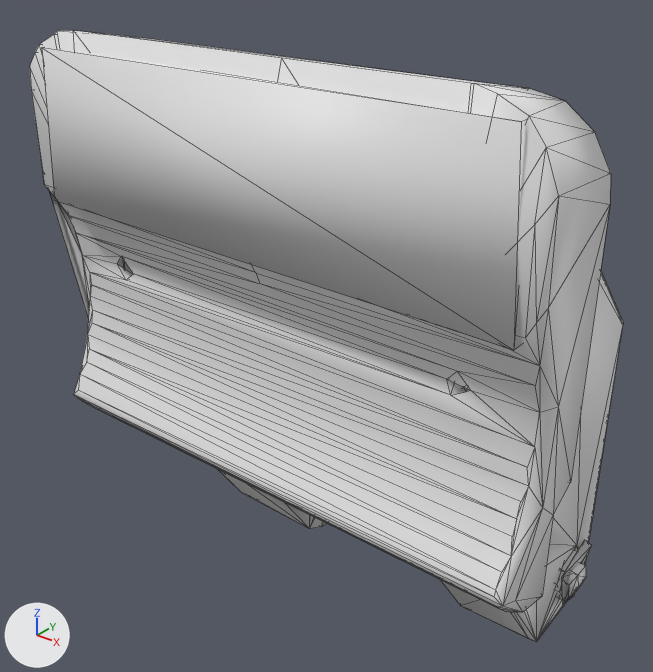
What one commit did to the COLLADA model public/page2/mesh044_r_distal.dae.
Camera for both pictures: a camera (50 mm lens) standing at (0.0524, -0.0543, 0.0468) and looking at (0.0154, -0.0079, 0.0181). Every picture has the same lights, and +X, +Y and +Z are marked at lower left. Mesh edges are drawn as thin lines. Materials are left out; every surface is plain grey. Where no turn or scale is listed for an object, it has been applied to the vertices.

Objects in the first picture: 'Right_Distal', 'Right_Fingertip'.
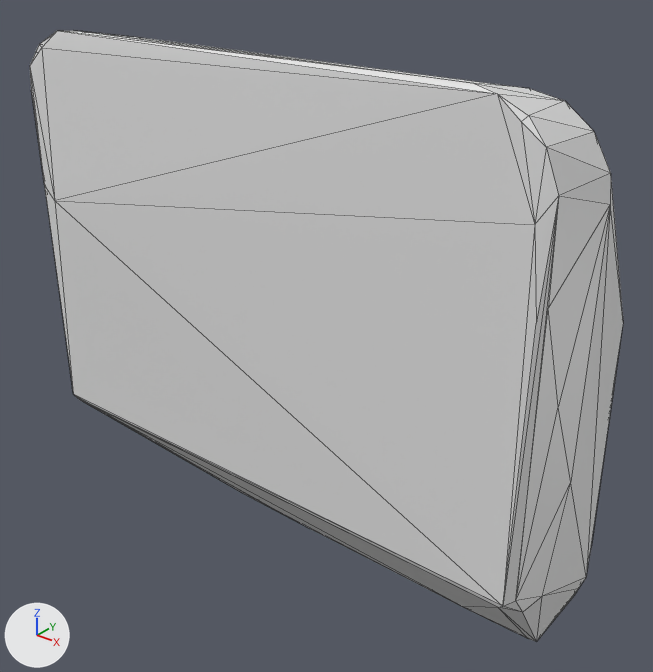
Where the newer file only moved an object's origin or applied its transform, the numbers keep the older frame.

Changed parts and their boxes [x1, y1, x2, y2] in the pictures (653 x 672 px):
```json
{"object": "Right_Fingertip", "change": "deleted", "before": [42, 47, 526, 350]}
{"part": 1, "of": "me_right_distal", "change": "cut back", "before": [30, 31, 623, 641], "after": [30, 31, 546, 606]}
```

The change, as JSON lines over the scene's bpy script:
```json
{"block": "me_right_distal", "where": "# used by ob_right_distal; location = (0.0, 0.0, 0.00012)"}
{"op": "remove", "block": "me_right_distal", "code": "me_right_distal.from_pydata(...)  # 737 vertices, 1383 faces; spans x -0.0028..0.0362, y -0.0179..0.004, z -0.004..0.0391"}
{"op": "add", "block": "me_right_distal", "code": "me_right_distal.from_pydata(...)  # 91 vertices, 178 faces; spans x -0.0028..0.0362, y -0.0182..0.004, z -0.004..0.0391"}
{"block": "me_right_distal", "change": "me_right_distal part 1: 579 vertices removed from x -0.0028..0.0362, y -0.0178..0.004, z -0.0032..0.0391; 3 vertices added at x -0.0008..0.0342, y -0.0182..-0.0178, z 0.0275..0.0379"}
{"block": "me_right_distal", "change": "me_right_distal part 2: the surface is now shaded flat"}
{"op": "remove", "block": "ob_right_fingertip", "code": ["ob_right_fingertip = bpy.data.objects.new('Right_Fingertip', me_right_distal_001)", "ob_right_fingertip.location = (-0.00329, 0.00029, -0.00091)"]}
```
